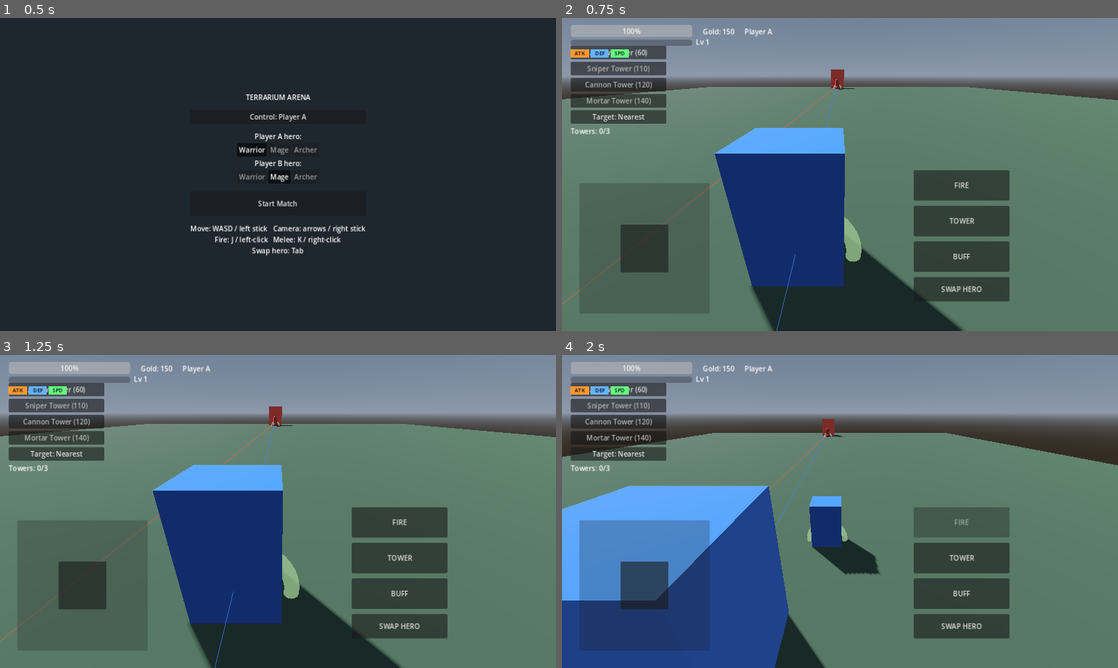
Above: before the commit, frames 1-4 (two rows, left to right).
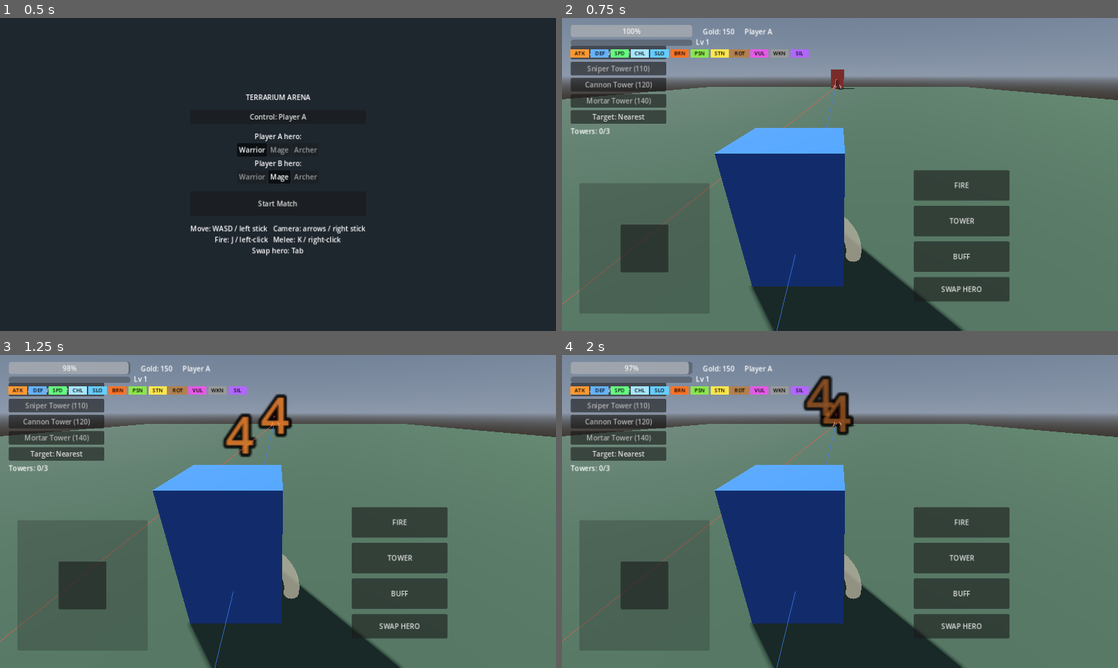
Above: after the commit, the same moments.

Repository: KevinFrazier/TerrariumGame
Game: Godot game, scene res://scenes/ui/lobby.tscn
Same seed, same stepped clock (60 frames per second), same inputs: the game is played once before the commit and once after it.
Inputs (mouse positions are in pixels of both pictures, inside the frame that each line leads up to):
- Up to frame 1 (0.5 s): no input
- Up to frame 2 (0.75 s): click "Start Match" at 0.5 s
- Up to frame 3 (1.25 s): no input
- Up to frame 4 (2 s): drag from (645, 586) to (895, 442) at 1.27 s

Frame 1 is identical in both runs. In frame 2, 0.8% of the frame differs, in the area x 12-45%, y 10-13%; in frame 3, 1.9%; in frame 4, 40%, in the area x 0-100%, y 2-100%.

Commit message:
Testing: optionally apply all debuffs on hero spawn
Behind a debug_spawn_all_debuffs flag, pile every debuff onto the hero at spawn
alongside the spawn buffs so all status chips and the blended aura can be
verified at a glance. Disable the flag to revert to buffs-only.

https://claude.ai/code/session_01Skn99HhTrFfZzm87aCd6zC

Diff:
--- a/scripts/entities/hero.gd
+++ b/scripts/entities/hero.gd
@@ -35,6 +35,8 @@
 @export var spawn_attack_mult: float = 1.5
 @export var spawn_damage_reduction: float = 0.5
 @export var spawn_speed_mult: float = 1.4
+## TESTING: also pile on every debuff at spawn (locks the hero for the duration).
+@export var debug_spawn_all_debuffs: bool = true
 
 @export_group("Leveling")
 @export var xp_reward: int = 100               ## XP a killer gains for last-hitting this hero
@@ -131,6 +133,20 @@
 	apply_attack_buff(spawn_attack_mult, spawn_buff_duration_sec)
 	apply_damage_reduction(spawn_damage_reduction, spawn_buff_duration_sec)
 	apply_speed_buff(spawn_speed_mult, spawn_buff_duration_sec)
+	if debug_spawn_all_debuffs:
+		_apply_all_debuffs(spawn_buff_duration_sec)
+
+## TESTING ONLY: every debuff at once so all status chips/auras can be eyeballed.
+func _apply_all_debuffs(dur: float) -> void:
+	apply_slow(0.5, dur)
+	apply_burn(5.0, dur)
+	apply_poison(3.0, dur)
+	apply_stun(dur)
+	apply_root(dur)
+	apply_chill(2, dur)
+	apply_vulnerable(1.5, dur)
+	apply_weaken(0.7, dur)
+	apply_silence(dur)
 
 func _apply_definition() -> void:
 	if definition == null:
